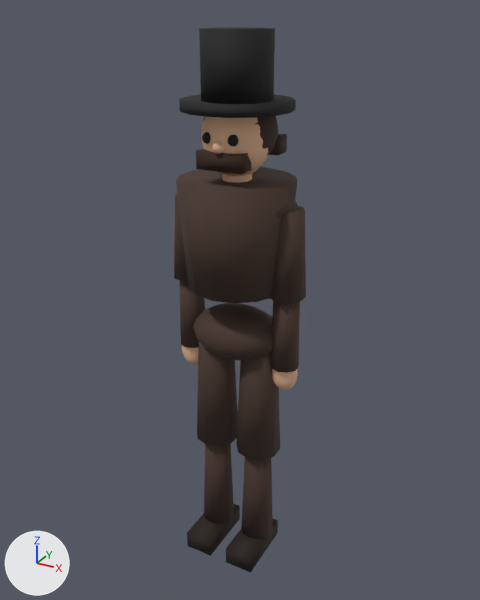
The glTF model gra-fabryka/godot/assets/models/npc_majster.glb: old version first, new version second.
Camera for both pictures: a 50 mm lens placed at (1.077, -1.938, 2.065), pointed at (-0.005, 0.03, 1.081). The axes (+X, +Y, +Z) are drawn at lower left. The lights are the same throughout. The older version comes first. Vertices at exactly the same position are counted once.

The first picture shows 'npc_majster'.
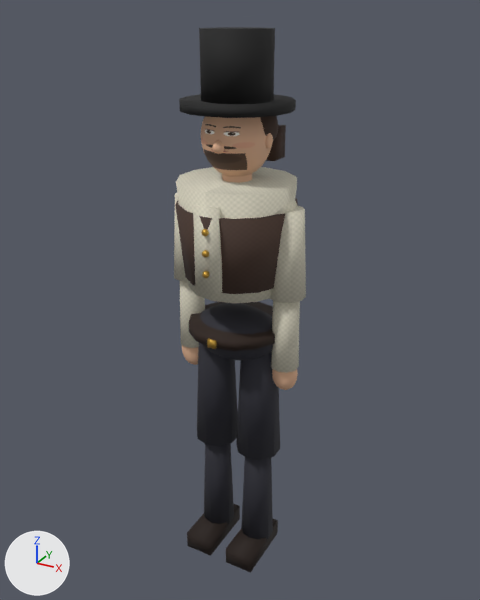
The change, as a diff of the scene's bpy script:
```diff
--- a/gra-fabryka/godot/assets/models/npc_majster.glb.py
+++ b/gra-fabryka/godot/assets/models/npc_majster.glb.py
@@ mat_m_surdut @@
+mat_m_surdut = principled_material('M_surdut')
+mat_m_surdut.texture = img_tex_surdut
+mat_m_surdut.roughness = 0.8
@@ mat_m_koszula @@
+mat_m_koszula = principled_material('M_koszula')
+mat_m_koszula.texture = img_tex_koszula
+mat_m_koszula.roughness = 0.8
@@ me_sphere_043 @@
-me_sphere_043.from_pydata(...)  # 1306 vertices, 2512 faces; spans x -0.26..0.26, y -0.21..0.21, z 0.0..2.01
+me_sphere_043.from_pydata(...)  # 1752 vertices, 3372 faces; spans x -0.26..0.26, y -0.22..0.21, z 0.0..2.01
+# me_sphere_043 part 1: a new loose piece, a box spanning x -0.046..0.046, y -0.205..-0.185, z 1.203..1.491, in mat_m_koszula (picture img_tex_koszula)
+# me_sphere_043 part 2: a new loose piece, a 14-sided cut cone along z (radius 0.19 at the low end, 0.21 at the high end) spanning x -0.21..0.21, y -0.21..0.21, z 1.2..1.46, in mat_m_kamizelka (picture img_tex_kamizelka)
+# me_sphere_043 part 3: a new loose piece, an icosphere of 80 faces spanning x -0.012..0.012, y -0.223..-0.199, z 1.253..1.277, in mat_m_mosiadz (orange #c39a40)
+# me_sphere_043 part 4: a new loose piece, an icosphere of 80 faces spanning x -0.012..0.012, y -0.223..-0.199, z 1.325..1.349, in mat_m_mosiadz (orange #c39a40)
+# me_sphere_043 part 5: a new loose piece, an icosphere of 80 faces spanning x -0.012..0.012, y -0.223..-0.199, z 1.397..1.421, in mat_m_mosiadz (orange #c39a40)
+# me_sphere_043 part 6: a new loose piece, a box spanning x -0.015..0.015, y -0.188..-0.172, z 0.982..1.013, in mat_m_mosiadz (orange #c39a40)
+# me_sphere_043 part 7: a new loose piece, a 14-sided cylinder along z spanning x -0.175..0.175, y -0.18..0.18, z 0.98..1.016, in mat_m_pasek (black #271609)
+# me_sphere_043 part 8: a new loose piece, a box spanning x -0.112..0.112, y 0.053..0.135, z 1.599..1.704, in mat_m_wlosy_ciemne (brown #351e10)
+# me_sphere_043 part 9: 93 vertices moved from x -0.12..0.12, y -0.09..0.15, z 1.57..1.81 to x -0.12..0.12, y -0.08..0.15, z 1.57..1.81; 233 vertices removed from x -0.13..0.13, y -0.13..0.14, z 1.55..1.82; 433 vertices added at x -0.13..0.13, y -0.12..0.12, z 1.55..1.81
+# me_sphere_043 part 10: 432 faces spanning x -0.18..0.18, y -0.13..0.13, z 0.06..1.06 switch from mat_m_kamizelka (picture img_tex_kamizelka) to mat_m_surdut (picture img_tex_surdut)
+# me_sphere_043 part 11: 484 faces spanning x -0.26..0.26, y -0.21..0.21, z 0.87..1.54 switch from mat_m_kamizelka (picture img_tex_kamizelka) to mat_m_koszula (picture img_tex_koszula)
+# other edits to the shape of me_sphere_043 do not show in these pictures
 me_sphere_043.materials.append(mat_m_buty)
 me_sphere_043.materials.append(mat_m_skora)
-me_sphere_043.materials.append(mat_m_oko)  # black #0d0d13
 me_sphere_043.materials.append(mat_m_wlosy_ciemne)
 me_sphere_043.materials.append(mat_m_cylinder)
+me_sphere_043.materials.append(mat_m_mosiadz)  # orange #c39a40
+me_sphere_043.materials.append(mat_m_pasek)  # black #271609
+me_sphere_043.materials.append(mat_m_twarz_npc_majster)  # picture img_tex_twarz_npc_majster
```

Location of each change, [x1, y1, x2, y2] in pixels of the pictures (480 x 600 px; the box of a moved part takes in the faces that stretch with it):
part 1 of me_sphere_043, added: after [193, 204, 222, 294]
part 2 of me_sphere_043, added (brown): after [175, 198, 298, 294]
part 3 of me_sphere_043, added: after [202, 271, 209, 278]
part 4 of me_sphere_043, added: after [202, 250, 209, 258]
part 5 of me_sphere_043, added: after [201, 229, 209, 236]
part 6 of me_sphere_043, added: after [207, 338, 217, 349]
part 7 of me_sphere_043, added: after [189, 302, 275, 351]
part 8 of me_sphere_043, added: after [266, 125, 286, 161]
part 9 of me_sphere_043, moved or reshaped: before [196, 116, 287, 176]; after [201, 116, 279, 177]
part 10 of me_sphere_043, recoloured: [197, 303, 279, 538] in both
part 11 of me_sphere_043, recoloured (brown to grey): [174, 167, 306, 373] in both
